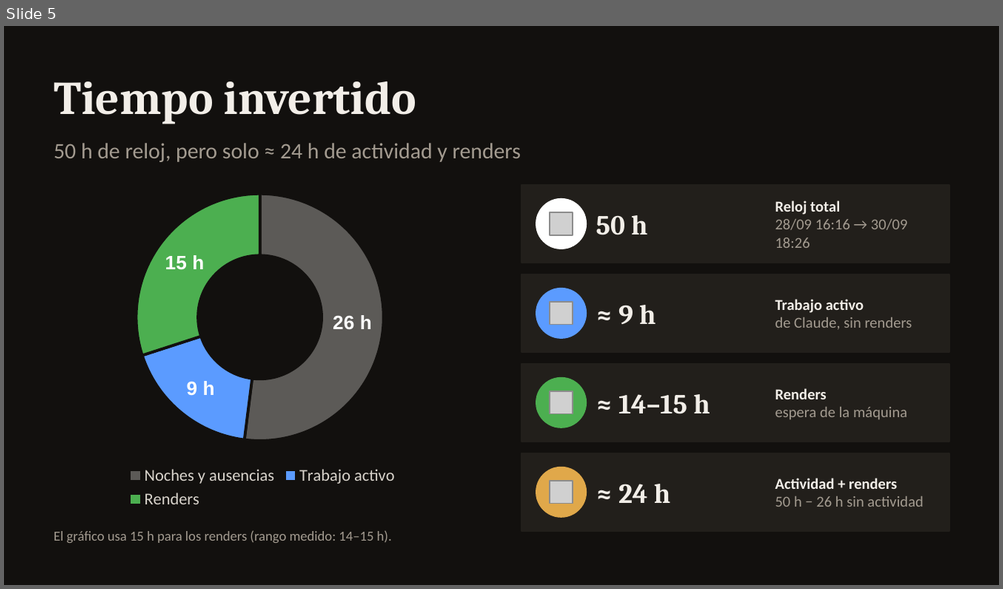
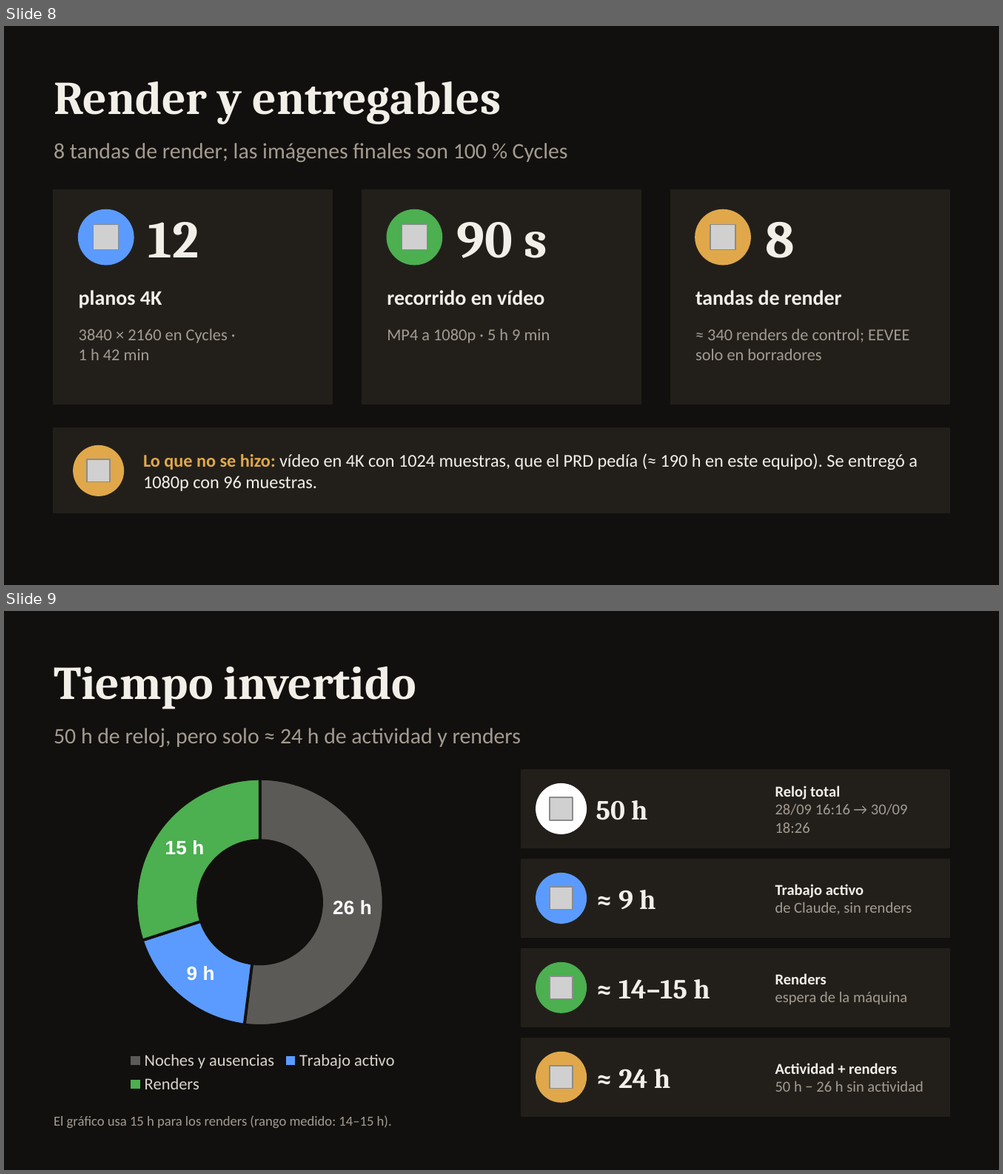
Before and after one commit to BarbaraParraEspinoza/other, a slide deck: presentacion.pptx. Shown one above the other, each under a label of ours: slide 5 before the commit, slides 8 and 9 after it. The pictures are 1003x589 and 1003x1174 pixels, drawn with LibreOffice and Linux fonts; fonts in the diff are those of the drawing; grey boxes stand for pictures. Boxes give left, top, right and bottom in pixels: in the first picture for what was removed or moved away, otherwise in the second. Text is boxed around its words. In the diff, an @@ line names an element or a change of style, - is before the commit and + after.

```diff
--- a/presentacion.pptx
+++ b/presentacion.pptx
@@ slide 8 added at [4,26,999,585], background #12100E @@
@@ text added at [54,82,501,124], 34 pt, text #F2EEE8, bold @@
+Render y entregables
@@ text added at [54,143,568,162], 16 pt, text #A39B90 @@
+8 tandas de render; las imágenes finales son 100 % Cycles
@@ rectangle added at [54,190,333,404], fill #221F1B, outline #221F1B 1 pt @@
@@ rectangle added at [362,190,640,404], fill #221F1B, outline #221F1B 1 pt @@
@@ rectangle added at [670,190,949,404], fill #221F1B, outline #221F1B 1 pt @@
@@ ellipse added at [79,210,134,265], fill #5B9BFF, outline #5B9BFF 1 pt @@
@@ picture added at [94,225,119,249] @@
@@ text added at [148,222,199,258], 38 pt, text #F2EEE8, bold @@
+12
@@ ellipse added at [387,210,441,265], fill #4CAF50, outline #4CAF50 1 pt @@
@@ picture added at [402,225,427,249] @@
@@ text added at [456,222,548,258], 38 pt, text #F2EEE8, bold @@
+90 s
@@ ellipse added at [695,210,750,265], fill #E0A84A, outline #E0A84A 1 pt @@
@@ picture added at [710,225,735,249] @@
@@ text added at [765,222,794,258], 38 pt, text #F2EEE8, bold @@
+8
@@ text added at [79,290,162,309], 15 pt, text #F2EEE8, bold @@
+planos 4K
@@ text added at [387,290,544,305], 15 pt, text #F2EEE8, bold @@
+recorrido en vídeo
@@ text added at [695,290,842,305], 15 pt, text #F2EEE8, bold @@
+tandas de render
@@ text added at [79,329,227,360], 12 pt, text #A39B90 @@
+3840 × 2160 en Cycles · 1 h 42 min
@@ text added at [387,329,550,343], 12 pt, text #A39B90 @@
+MP4 a 1080p · 5 h 9 min
@@ text added at [695,329,909,360], 12 pt, text #A39B90 @@
+≈ 340 renders de control; EEVEE solo en borradores
@@ rectangle added at [54,429,949,514], fill #221F1B, outline #221F1B 1 pt @@
@@ ellipse added at [74,446,123,495], fill #E0A84A, outline #E0A84A 1 pt @@
@@ picture added at [87,460,109,483] @@
@@ text added at [143,454,917,491], 13 pt, text #F2EEE8 @@
+Lo que no se hizo: vídeo en 4K con 1024 muestras, que el PRD pedía (≈ 190 h en este equipo). Se entregó a 1080p con 96 muestras.
@@ what was slide 5 is now slide 9 @@
```
Also in this commit, not shown: 1 slide changed, 4 other slides added, 1 slide removed.
